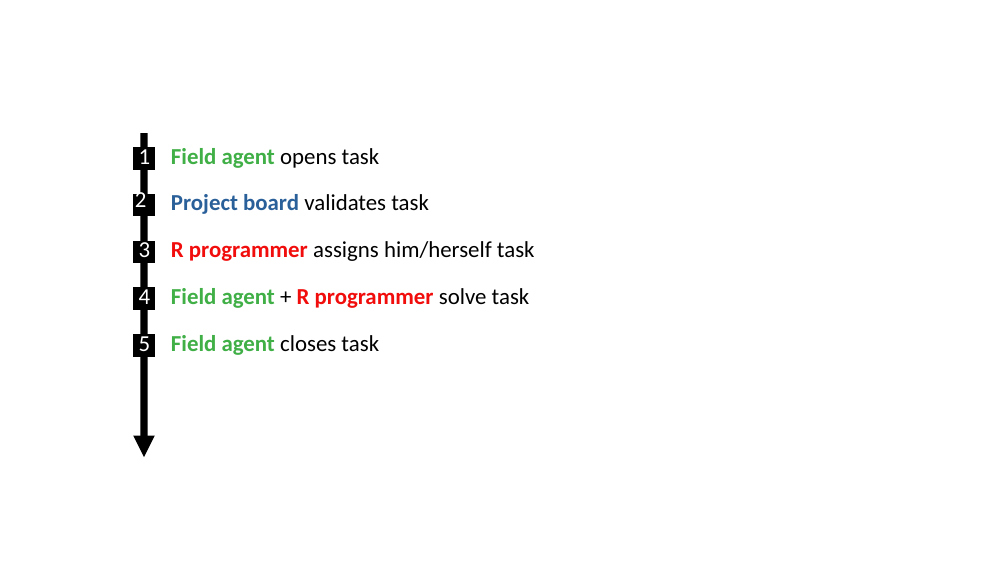
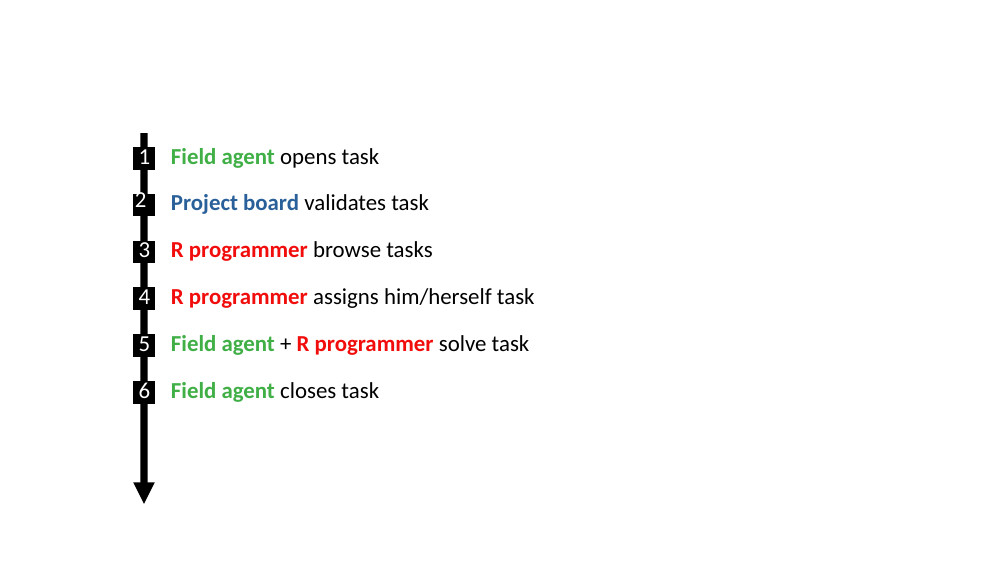
Before and after one commit to matthieugold/covid-19-challenge, a slide deck: slide 39 of docs/dscc_presentation/dscc_presentation.odp (slide 38 before the commit). Drawn at 1008x567 pixels with LibreOffice and Linux fonts; fonts in the diff are those of the drawing. Boxes give left, top, right and bottom in pixels: in the first picture for what was removed or moved away, otherwise in the second. Text is boxed around its words. In the diff, an @@ line names an element or a change of style, - is before the commit and + after.

```diff
--- a/docs/dscc_presentation/dscc_presentation.odp
+++ b/docs/dscc_presentation/dscc_presentation.odp
@@ arrow moved from (144, 134) - (144, 457) to (144, 134) - (144, 504) @@
@@ text added at (x1=171, y1=241, x2=432, y2=261), 18 pt, text #F10D0C, bold @@
+R programmer browse tasks
@@ rectangle added at (x1=134, y1=381, x2=155, y2=403), fill #000000, outline #000000 0 pt @@
@@ text added at (x1=139, y1=378, x2=151, y2=398), 18 pt, text #FFFFFF @@
+6
@@ 3 texts moved together from (x1=171, y1=241, x2=535, y2=355) to (x1=171, y1=288, x2=535, y2=402) @@
```
Also in this commit, not shown: 8 other slides changed, 3 slides added, 5 slides removed, 2 other files.
